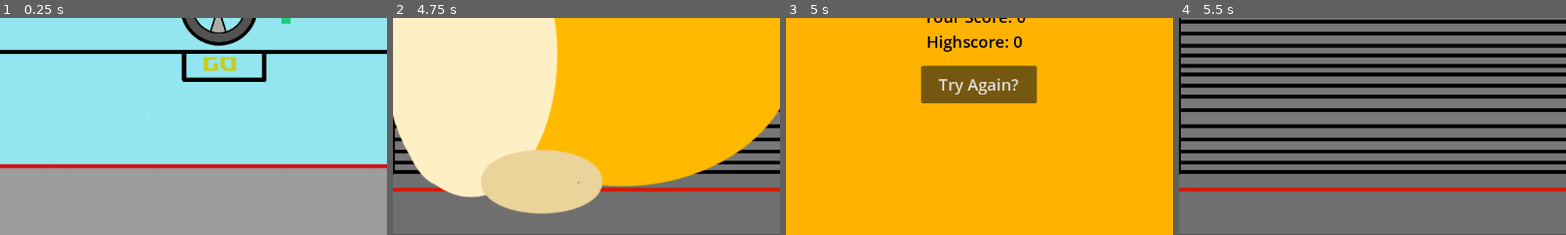
Above: before the commit, frames 1-4 (left to right).
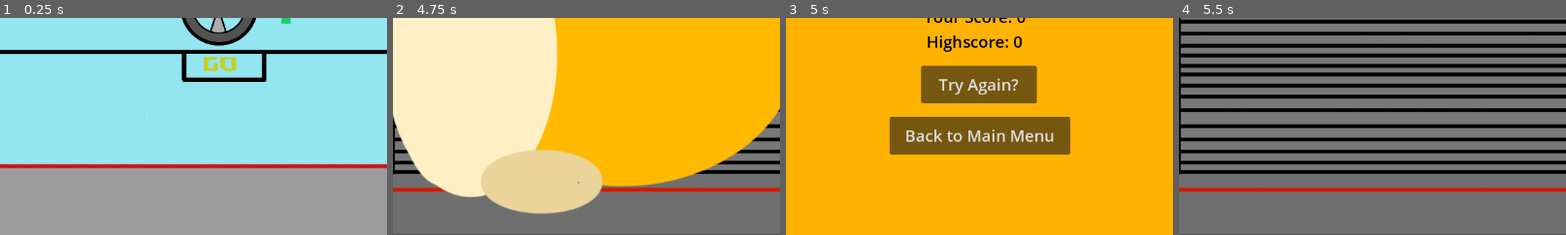
Above: after the commit, the same moments.

Repository: CrossScarDev/Pitstop-Frenzy
Game: Godot game, scene res://scenes/title.tscn
Same seed, same stepped clock (60 frames per second), same inputs: the game is played once before the commit and once after it. Sound files missing from this copy of the repository are replaced by a short silence.
Inputs (mouse positions are % of the whole screen's width and height, from its top left):
- Up to frame 1 (0.25 s): no input
- Up to frame 2 (4.75 s): click (54, 62) at 0.5 s; click (54, 59) at 1.25 s; tap Enter (Next Car) at 2, 2.1, 3.6, 4.25 s; move the mouse to (72, 45) at 2.02 s; click (72, 45) at 2.17 s; drag from (30, 55) to (45, 70) at 2.77 s; tap Space at 3.5 s; move the mouse to (60, 28) at 3.52 s; click (60, 28) at 3.67 s; drag from (45, 70) to (20, 35) at 4.27 s
- Up to frame 3 (5 s): no input
- Up to frame 4 (5.5 s): click "Try Again?" at 5 s
The pictures show only the part of the screen within x 26-75%, y 50-100%; the shares and areas given below are measured in that part.

Frames 1-2 are identical in both runs. In frame 3, 8.2% of the frame differs, in the area x 26-74%, y 45-63%; in frame 4, nothing differs.

Commit message:
allow return to main menu

Diff:
--- a/scenes/Main.tscn
+++ b/scenes/Main.tscn
@@ -196,7 +196,7 @@
 horizontal_alignment = 1
 vertical_alignment = 1
 
-[node name="Button" type="Button" parent="Death Screen"]
+[node name="Play Again" type="Button" parent="Death Screen"]
 layout_mode = 0
 offset_left = 495.0
 offset_top = 396.0
@@ -205,6 +205,14 @@
 theme_override_font_sizes/font_size = 24
 text = "Try Again?"
 
+[node name="Main Menu" type="Button" parent="Death Screen"]
+offset_left = 448.0
+offset_top = 472.0
+offset_right = 717.0
+offset_bottom = 528.0
+theme_override_font_sizes/font_size = 24
+text = "Back to Main Menu"
+
 [node name="Background Music" type="AudioStreamPlayer2D" parent="."]
 stream = ExtResource("13_34awd")
 autoplay = true
@@ -212,4 +220,5 @@
 [node name="AudioStreamPlayer2D" type="AudioStreamPlayer2D" parent="."]
 
 [connection signal="check_and_reset" from="Car" to="." method="_on_car_check_and_reset"]
-[connection signal="pressed" from="Death Screen/Button" to="." method="_on_play_again_pressed"]
+[connection signal="pressed" from="Death Screen/Play Again" to="." method="_on_play_again_pressed"]
+[connection signal="pressed" from="Death Screen/Main Menu" to="." method="_on_main_menu_pressed"]
--- a/scripts/main.gd
+++ b/scripts/main.gd
@@ -146,3 +146,7 @@
 
 func _on_play_again_pressed() -> void:
 	get_tree().reload_current_scene()
+
+
+func _on_main_menu_pressed() -> void:
+	get_tree().change_scene_to_file("res://scenes/title.tscn")
